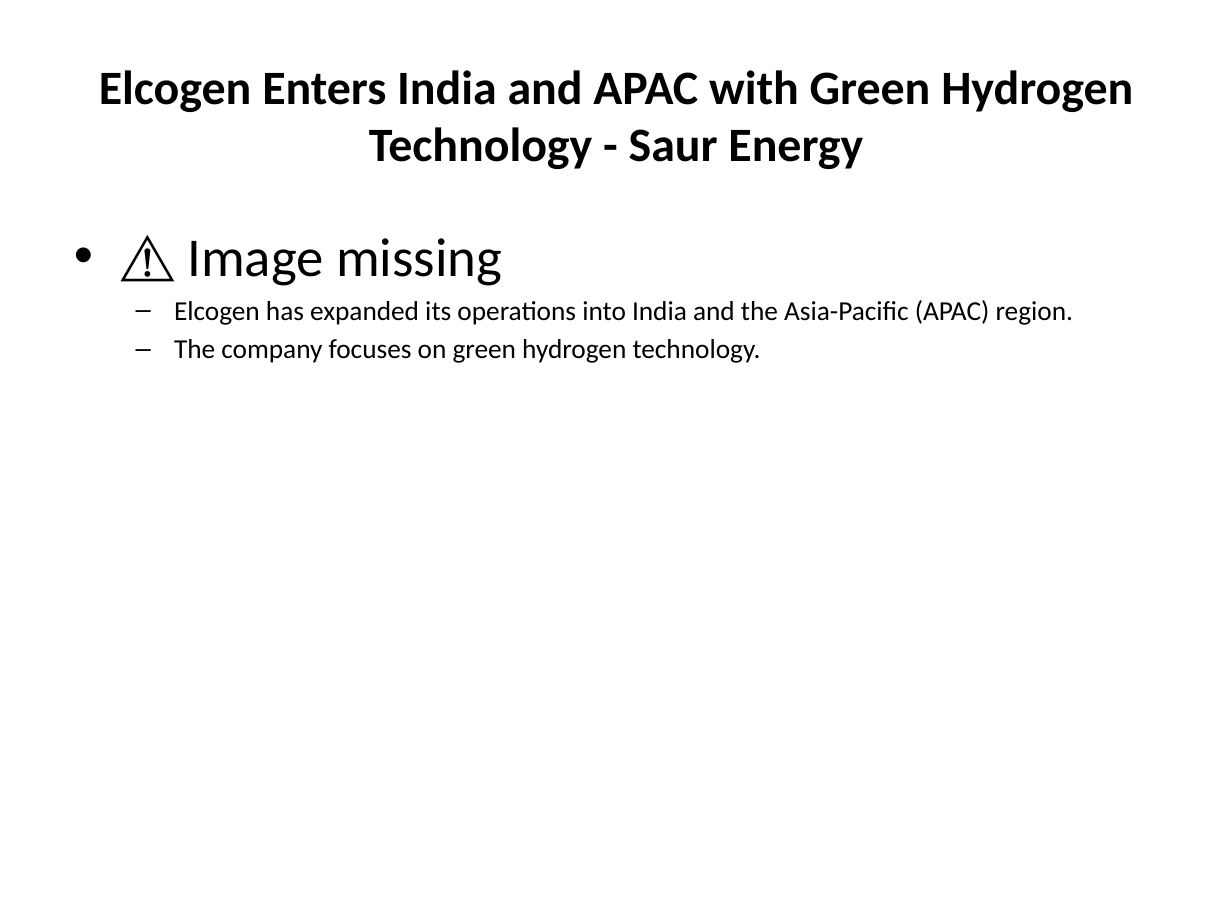
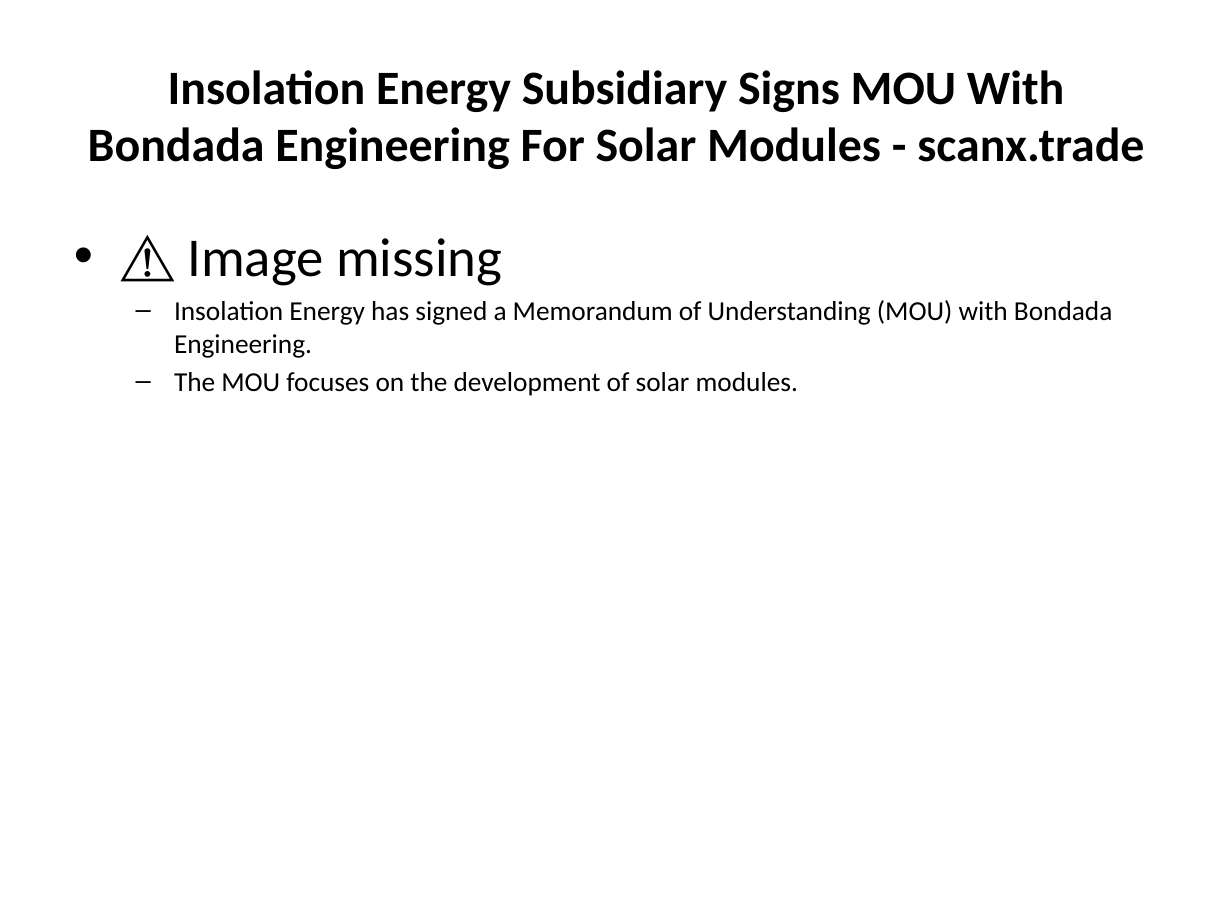
Before and after one commit to gauravsiemens1988/Linkedin-AI-Agent_Personal, a slide deck: slide 1 of drafts/linkedin_carousel.pptx. Drawn at 1232x924 pixels with LibreOffice and Linux fonts; fonts in the diff are those of the drawing. Boxes give left, top, right and bottom in pixels: in the first picture for what was removed or moved away, otherwise in the second. Text is boxed around its words. In the diff, an @@ line names an element or a change of style, - is before the commit and + after.

```diff
--- a/drafts/linkedin_carousel.pptx
+++ b/drafts/linkedin_carousel.pptx
@@ title at [88,70,1144,169]: text changed @@
-Elcogen Enters India and APAC with Green Hydrogen Technology - Saur Energy
+Insolation Energy Subsidiary Signs MOU With Bondada Engineering For Solar Modules - scanx.trade
@@ text at [174,300,1112,396]: text changed @@
-  – Elcogen has expanded its operations into India and the Asia-Pacific (APAC) region.
-  – The company focuses on green hydrogen technology.
+  – Insolation Energy has signed a Memorandum of Understanding (MOU) with Bondada Engineering.
+  – The MOU focuses on the development of solar modules.
```
Also in this commit, not shown: 5 other slides changed, 1 other file.
